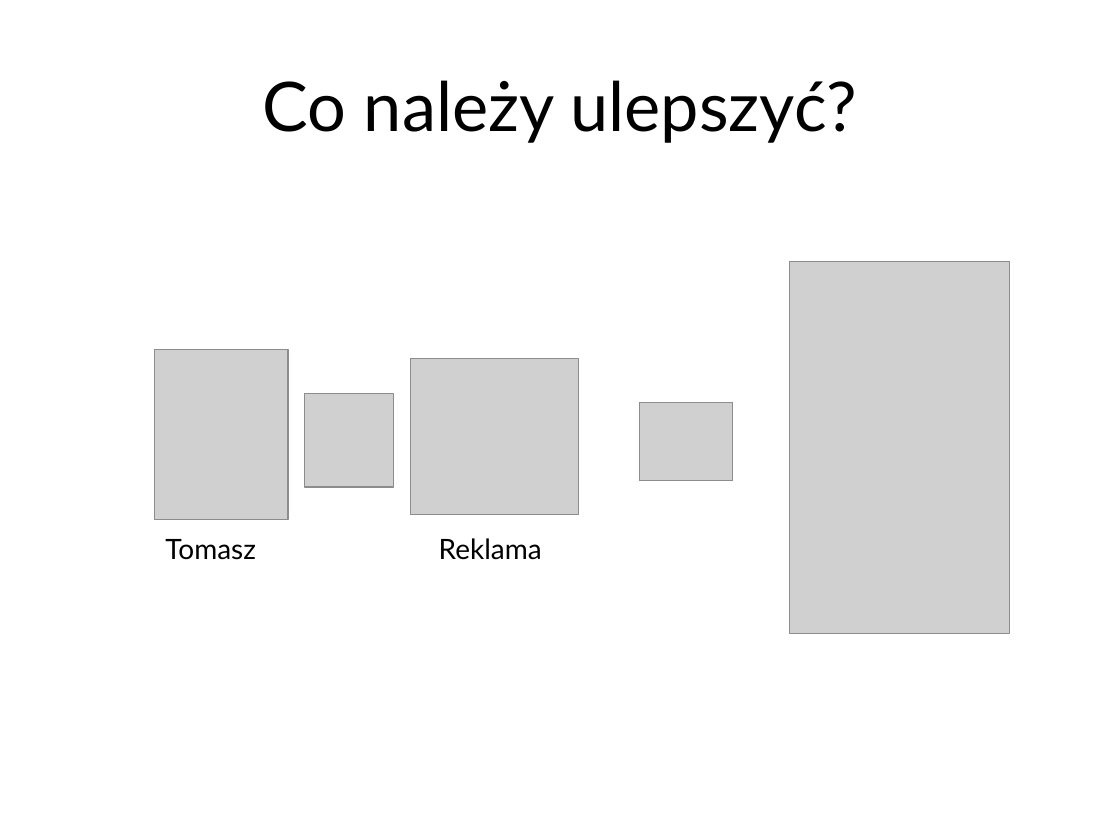
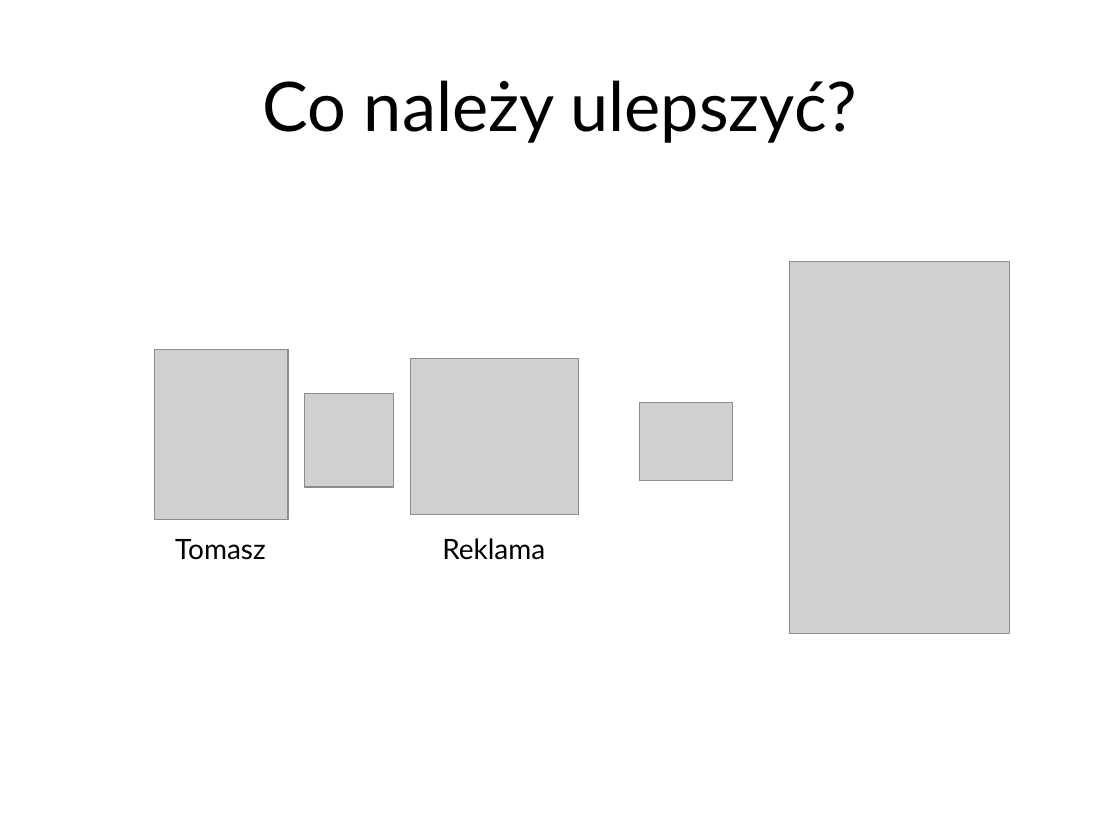
Before and after one commit to student-tomasz/ppit-prowadzenie-concerto, a slide deck: slide 6 of Obrona/Prezentacja.pptx. Drawn at 1120x840 pixels with LibreOffice and Linux fonts; fonts in the diff are those of the drawing; grey boxes stand for pictures; background and template pictures are left out. Boxes give left, top, right and bottom in pixels: in the first picture for what was removed or moved away, otherwise in the second. Text is boxed around its words. In the diff, an @@ line names an element or a change of style, - is before the commit and + after.

```diff
--- a/Obrona/Prezentacja.pptx
+++ b/Obrona/Prezentacja.pptx
@@ text "Tomasz" at <box>175,539,266,560</box>: alignment left to centre @@
@@ text "Reklama" at <box>442,538,545,560</box>: alignment left to centre @@
```
Also in this commit, not shown: 1 other slide changed.
